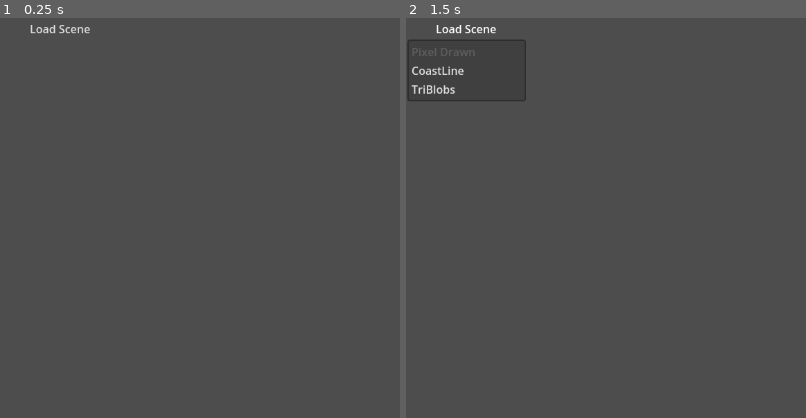
Above: before the commit, frames 1-2 (left to right).
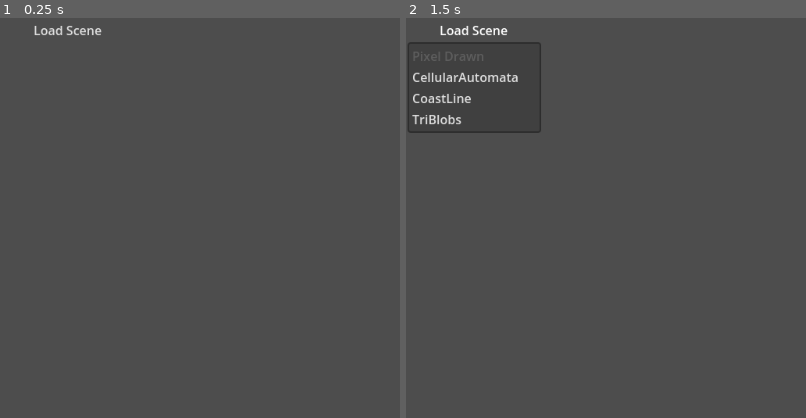
Above: after the commit, the same moments.

Repository: MichaelReel/2DMapGen_2023
Game: Godot game, scene res://Main/Main.tscn
Two runs of this game, one before a commit and one after it. Both use one fixed random seed, a clock stepped at 60 frames per second and the inputs below.
Inputs (mouse positions are % of the whole screen's width and height, from its top left):
- Up to frame 1 (0.25 s): no input
- Up to frame 2 (1.5 s): tap Enter at 0.5 s; move the mouse to (72, 40) at 0.52 s; click "Load Scene" at 1.25 s
The pictures show only the part of the screen within x 0-50%, y 0-50%; the shares and areas given below are measured in that part.
In our replay, the window is 799x711 before the commit and 800x800 after it. These sizes can differ from the game's own. Grey fills any space a smaller window leaves; there, only what the larger window draws over its background counts as a difference.

The runs differ from the first frame. In frame 1, 0.3% of the frame differs, in the area x 7-26%, y 1-5%; in frame 2, 1.6%, in the area x 0-34%, y 1-29%.

Commit message:
Added a basic cellular automata example

Diff:
--- /dev/null
+++ b/PixelDrawn/CellularAutomata.gd
@@ -0,0 +1,75 @@
+extends TextureRect
+
+
+const _SPACE: Color = Color.LIGHT_STEEL_BLUE
+const _WALL: Color = Color.INDIGO
+const _STEP_RATE: float = 0.01
+
+@export var step_max: int = 10
+@export var moore_threshold: int = 4
+@export var density: float = 0.6
+
+@onready var step: int = 0
+@onready var step_limiter: float = _STEP_RATE
+@onready var rng := RandomNumberGenerator.new()
+
+var image: Image
+
+func _ready():
+	rng.seed = int(Time.get_unix_time_from_system() * 1000)
+
+func _process(delta):
+	if step > step_max:
+		return
+
+	if step == 0:
+		# Create initial image
+		image = _get_initial_random_image()
+		print(image)
+		texture = ImageTexture.create_from_image(image)
+		step += 1
+		step_limiter = _STEP_RATE
+
+	if step_limiter < 0.0:
+		# Perform cellular automaton step
+		image = _get_cellular_automaton_step(image)
+		print(image)
+		texture = ImageTexture.create_from_image(image)
+		step_limiter = _STEP_RATE
+		step += 1
+	else:
+		step_limiter -= delta
+
+func _get_cellular_automaton_step(input_image: Image) -> Image:
+	var width := int(input_image.get_size().x)
+	var height := int(input_image.get_size().y)
+	var output_image := Image.create(width, height, false, image.get_format())
+	for y in range(height):
+		for x in range(width):
+			var moore_number : int = _get_moore_neighbour(input_image, x, y)
+			output_image.set_pixel(x, y, _WALL if moore_number > moore_threshold else _SPACE)
+
+	return output_image
+
+func _get_moore_neighbour(input_image: Image, x: int, y: int) -> int:
+	var neighbour_wall_count: int = 0
+	for k in range(y - 1, y + 2):
+		for j in range(x - 1, x + 2):
+			if j == x and k == y:
+				continue
+			if j < 0 or j >= image.get_size().x or k < 0 or k >= image.get_size().y:
+				neighbour_wall_count += 1
+				continue
+			if input_image.get_pixel(j, k) == _WALL:
+				neighbour_wall_count += 1
+	return neighbour_wall_count
+
+
+func _get_initial_random_image() -> Image:
+	var width := int(size.x)
+	var height := int(size.y)
+	var init_image := Image.create(width, height, false, Image.FORMAT_RGBA8)
+	for y in range(height):
+		for x in range(width):
+			init_image.set_pixel(x, y, _SPACE if rng.randf_range(0.0, 1.0) >= density else _WALL)
+	return init_image
--- /dev/null
+++ b/PixelDrawn/CellularAutomata.tscn
@@ -0,0 +1,11 @@
+[gd_scene load_steps=2 format=3 uid="uid://cvsnday5lxbei"]
+
+[ext_resource type="Script" path="res://PixelDrawn/CellularAutomata.gd" id="1_thge3"]
+
+[node name="CellularAutomata" type="TextureRect"]
+anchors_preset = 15
+anchor_right = 1.0
+anchor_bottom = 1.0
+grow_horizontal = 2
+grow_vertical = 2
+script = ExtResource("1_thge3")
--- a/PixelDrawn/CoastLine.tscn
+++ b/PixelDrawn/CoastLine.tscn
@@ -1,13 +1,15 @@
-[gd_scene load_steps=2 format=2]
+[gd_scene load_steps=2 format=3 uid="uid://cimvbyq3arupu"]
 
-[ext_resource path="res://PixelDrawn/CoastLine.gd" type="Script" id=1]
+[ext_resource type="Script" path="res://PixelDrawn/CoastLine.gd" id="1"]
 
 [node name="CoastLine" type="TextureRect"]
+anchors_preset = 15
 anchor_right = 1.0
 anchor_bottom = 1.0
-script = ExtResource( 1 )
+script = ExtResource("1")
 
 [node name="RichTextLabel" type="RichTextLabel" parent="."]
-modulate = Color( 1, 1, 1, 0.376471 )
+modulate = Color(1, 1, 1, 0.376471)
+layout_mode = 0
 anchor_right = 1.0
 anchor_bottom = 1.0
--- a/PixelDrawn/TriBlobs.tscn
+++ b/PixelDrawn/TriBlobs.tscn
@@ -1,13 +1,15 @@
-[gd_scene load_steps=2 format=2]
+[gd_scene load_steps=2 format=3 uid="uid://b51tdja3dq7pb"]
 
-[ext_resource path="res://PixelDrawn/TriBlobs.gd" type="Script" id=1]
+[ext_resource type="Script" path="res://PixelDrawn/TriBlobs.gd" id="1"]
 
 [node name="TriBlobs" type="TextureRect"]
+anchors_preset = 15
 anchor_right = 1.0
 anchor_bottom = 1.0
-script = ExtResource( 1 )
+script = ExtResource("1")
 
 [node name="RichTextLabel" type="RichTextLabel" parent="."]
-modulate = Color( 1, 1, 1, 0.501961 )
+modulate = Color(1, 1, 1, 0.501961)
+layout_mode = 0
 anchor_right = 1.0
 anchor_bottom = 1.0
--- a/project.godot
+++ b/project.godot
@@ -21,6 +21,7 @@
 
 [display]
 
+window/size/viewport_width=1024
 window/size/viewport_height=1024
 
 [gui]
